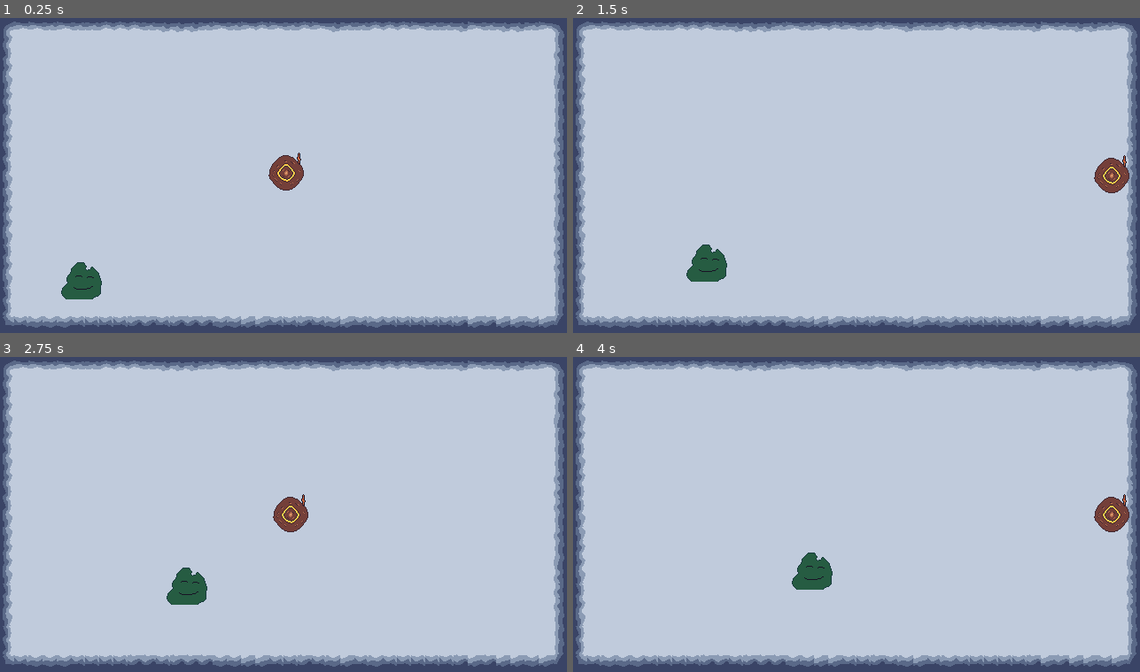
Above: before the commit, frames 1-4 (two rows, left to right).
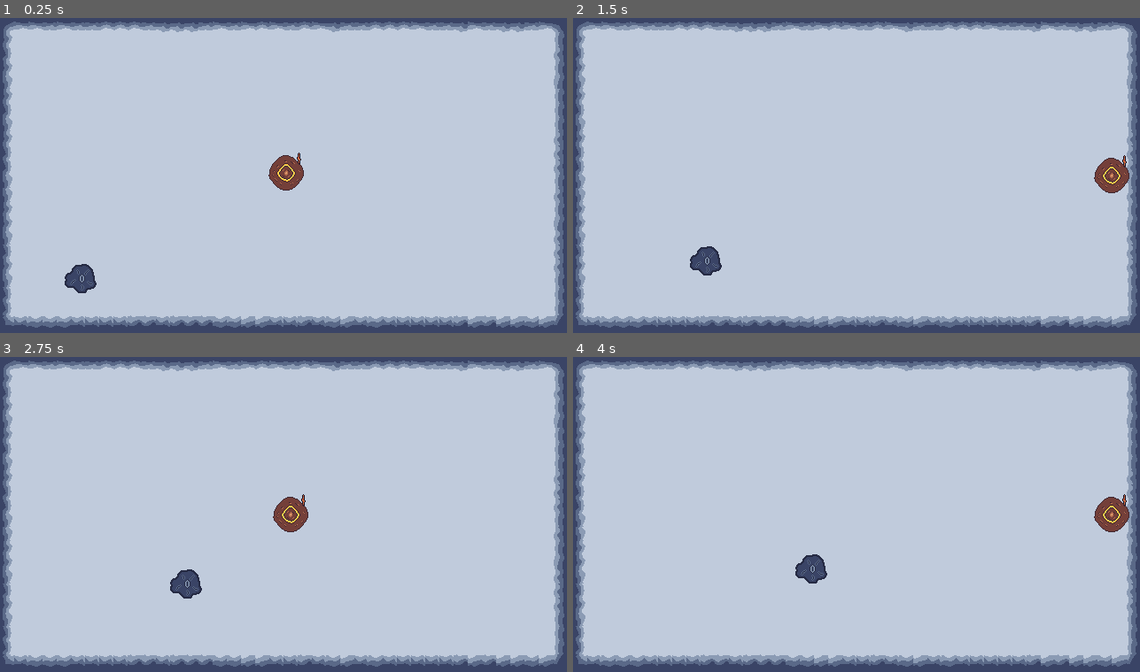
Above: after the commit, the same moments.

Repository: sthoni/winter_melonJam2023
Game: Godot game, scene res://level.tscn
The game is run twice, just before and just after one commit, with the same random seed, the same clock (stepped at 60 frames per second) and the same inputs.
Inputs (mouse positions are in pixels of both pictures, inside the frame that each line leads up to):
- Up to frame 1 (0.25 s): no input
- Up to frame 2 (1.5 s): tap Enter (ui_accept) at 0.5, 0.77 s; move the mouse to (981, 162) at 0.52 s; hold D (ui_right) from 0.53 s (still down); move the mouse to (743, 194) at 1.27 s
- Up to frame 3 (2.75 s): tap Enter (ui_accept) at 1.52 s; move the mouse to (340, 445) at 2.02 s; release D (ui_right) at 2.03 s; hold A (ui_left) from 2.03 s (still down)
- Up to frame 4 (4 s): move the mouse to (828, 580) at 2.77 s; release A (ui_left) at 2.78 s; hold D (ui_right) from 2.78 s (still down); tap Enter (ui_accept) at 3.02, 3.77 s; move the mouse to (1026, 564) at 3.52 s

The runs differ from the first frame. In frame 1, 0.6% of the frame differs, in the area x 10-18%, y 77-90%; in frame 2, 0.6%; in frame 3, 0.6%; in frame 4, 0.6%.

Commit message:
Verschiedene Gegner-Farben hinzugefügt.

Diff:
--- a/EnemySpawner.gd
+++ b/EnemySpawner.gd
@@ -3,6 +3,8 @@
 
 @onready var enemy_green_resource = preload("res://enemies/enemy_green.tscn")
 @onready var enemy_blue_resource = preload("res://enemies/enemy_blue.tscn")
+@onready var enemy_yellow_resource = preload("res://enemies/enemy_yellow.tscn")
+@onready var enemy_red_resource = preload("res://enemies/enemy_red.tscn")
 
 # Called when the node enters the scene tree for the first time.
 func _ready():
@@ -16,10 +18,15 @@
 
 func create_enemy(type: Global.EnemyType) -> Enemy:
 	var enemy: Enemy
+	print(type)
 	match type:
 		Global.EnemyType.BLUE:
 			enemy = enemy_blue_resource.instantiate()
 		Global.EnemyType.GREEN:
 			enemy = enemy_green_resource.instantiate()
+		Global.EnemyType.YELLOW:
+			enemy = enemy_yellow_resource.instantiate()
+		Global.EnemyType.RED:
+			enemy = enemy_red_resource.instantiate()
 	enemy.position = self.position + Vector2(randi_range(-5, 5), randi_range(-5, 5))
 	return enemy
--- a/autoload/Global.gd
+++ b/autoload/Global.gd
@@ -4,7 +4,7 @@
 signal kill
 
 var number_killed_enemies = 0
-enum EnemyType {GREEN,BLUE,RED,YELLOW}
+enum EnemyType {RED,YELLOW, GREEN,BLUE}
 
 func _on_enemy_health_depleted():
 	number_killed_enemies += 1
--- a/enemies/enemy.tscn
+++ b/enemies/enemy.tscn
@@ -6,7 +6,7 @@
 [ext_resource type="PackedScene" uid="uid://wb64fs4i4iwv" path="res://Components/HealthComponent.tscn" id="4_bk7j2"]
 
 [sub_resource type="CircleShape2D" id="CircleShape2D_kbwjk"]
-radius = 20.0
+radius = 16.0
 
 [node name="Enemy" type="CharacterBody2D" groups=["mobs"]]
 collision_layer = 4
--- a/enemies/enemy_blue.tscn
+++ b/enemies/enemy_blue.tscn
@@ -2,13 +2,13 @@
 
 [ext_resource type="PackedScene" uid="uid://kh3gp6km022u" path="res://enemies/enemy.tscn" id="1_bluag"]
 [ext_resource type="Script" path="res://enemies/enemy_blue.gd" id="2_s745v"]
-[ext_resource type="Texture2D" uid="uid://7gty7bw3r4ni" path="res://assets/enemy_proto_blue.png" id="3_xptqv"]
+[ext_resource type="Texture2D" uid="uid://v1yrsekymuwk" path="res://assets/enemy_blue.png" id="3_fxjrv"]
 
 [node name="EnemyBlue" instance=ExtResource("1_bluag")]
 script = ExtResource("2_s745v")
 
 [node name="Sprite2D" parent="." index="1"]
-texture = ExtResource("3_xptqv")
+texture = ExtResource("3_fxjrv")
 
 [node name="HealthComponent" parent="." index="3"]
 MAX_HEALTH = 2
--- a/enemies/enemy_green.tscn
+++ b/enemies/enemy_green.tscn
@@ -1,10 +1,14 @@
-[gd_scene load_steps=3 format=3 uid="uid://cvdea43o5jrt2"]
+[gd_scene load_steps=4 format=3 uid="uid://cvdea43o5jrt2"]
 
 [ext_resource type="PackedScene" uid="uid://kh3gp6km022u" path="res://enemies/enemy.tscn" id="1_lnrme"]
 [ext_resource type="Script" path="res://enemies/enemy_green.gd" id="2_0udhk"]
+[ext_resource type="Texture2D" uid="uid://dgwlve6a8rt5y" path="res://assets/enemy_green.png" id="3_mjdgi"]
 
 [node name="EnemyGreen" instance=ExtResource("1_lnrme")]
 script = ExtResource("2_0udhk")
 
+[node name="Sprite2D" parent="." index="1"]
+texture = ExtResource("3_mjdgi")
+
 [node name="HealthComponent" parent="." index="3"]
 MAX_HEALTH = 3
--- /dev/null
+++ b/enemies/enemy_red.gd
@@ -0,0 +1,11 @@
+extends Enemy
+
+
+# Called when the node enters the scene tree for the first time.
+func _ready():
+	color = Global.EnemyType.RED
+
+
+# Called every frame. 'delta' is the elapsed time since the previous frame.
+func _process(delta):
+	pass
--- /dev/null
+++ b/enemies/enemy_red.tscn
@@ -0,0 +1,14 @@
+[gd_scene load_steps=4 format=3 uid="uid://bv3mm0okvwhgg"]
+
+[ext_resource type="PackedScene" uid="uid://kh3gp6km022u" path="res://enemies/enemy.tscn" id="1_dwuqy"]
+[ext_resource type="Script" path="res://enemies/enemy_red.gd" id="2_rwjyy"]
+[ext_resource type="Texture2D" uid="uid://ludkg37uq54m" path="res://assets/enemy_red.png" id="3_gt18p"]
+
+[node name="EnemyRed" instance=ExtResource("1_dwuqy")]
+script = ExtResource("2_rwjyy")
+
+[node name="Sprite2D" parent="." index="1"]
+texture = ExtResource("3_gt18p")
+
+[node name="HealthComponent" parent="." index="3"]
+MAX_HEALTH = 3
--- /dev/null
+++ b/enemies/enemy_yellow.gd
@@ -0,0 +1,11 @@
+extends Enemy
+
+
+# Called when the node enters the scene tree for the first time.
+func _ready():
+	color = Global.EnemyType.YELLOW
+
+
+# Called every frame. 'delta' is the elapsed time since the previous frame.
+func _process(delta):
+	pass
--- /dev/null
+++ b/enemies/enemy_yellow.tscn
@@ -0,0 +1,14 @@
+[gd_scene load_steps=4 format=3 uid="uid://isecmddawhcq"]
+
+[ext_resource type="PackedScene" uid="uid://kh3gp6km022u" path="res://enemies/enemy.tscn" id="1_23mym"]
+[ext_resource type="Script" path="res://enemies/enemy_yellow.gd" id="2_1c160"]
+[ext_resource type="Texture2D" uid="uid://bkwfcs3ruhkte" path="res://assets/enemy_yellow.png" id="3_ofnrp"]
+
+[node name="EnemyRed" instance=ExtResource("1_23mym")]
+script = ExtResource("2_1c160")
+
+[node name="Sprite2D" parent="." index="1"]
+texture = ExtResource("3_ofnrp")
+
+[node name="HealthComponent" parent="." index="3"]
+MAX_HEALTH = 3
--- a/level.gd
+++ b/level.gd
@@ -27,7 +27,7 @@
 func spawn_enemies(level):
 	for enemy in range(active_level+1):
 		var enemy_type = randi() % Global.EnemyType.size()
-		var new_enemy = spawners[randi() % spawners.size()].create_enemy(enemy)
+		var new_enemy = spawners[randi() % spawners.size()].create_enemy(enemy_type)
 		get_parent().add_child.call_deferred(new_enemy)
 
 func next_level():
Binary file added: assets/enemy_blue.aseprite
Binary file added: assets/enemy_blue.png
Not shown, added: assets/enemy_blue.png.import
Binary file added: assets/enemy_green.aseprite
Binary file added: assets/enemy_green.png
Not shown, added: assets/enemy_green.png.import
Binary file added: assets/enemy_red.aseprite
Binary file added: assets/enemy_red.png
Not shown, added: assets/enemy_red.png.import
Binary file added: assets/enemy_yellow.aseprite
Binary file added: assets/enemy_yellow.png
Not shown, added: assets/enemy_yellow.png.import
(and 3 more such lines)
